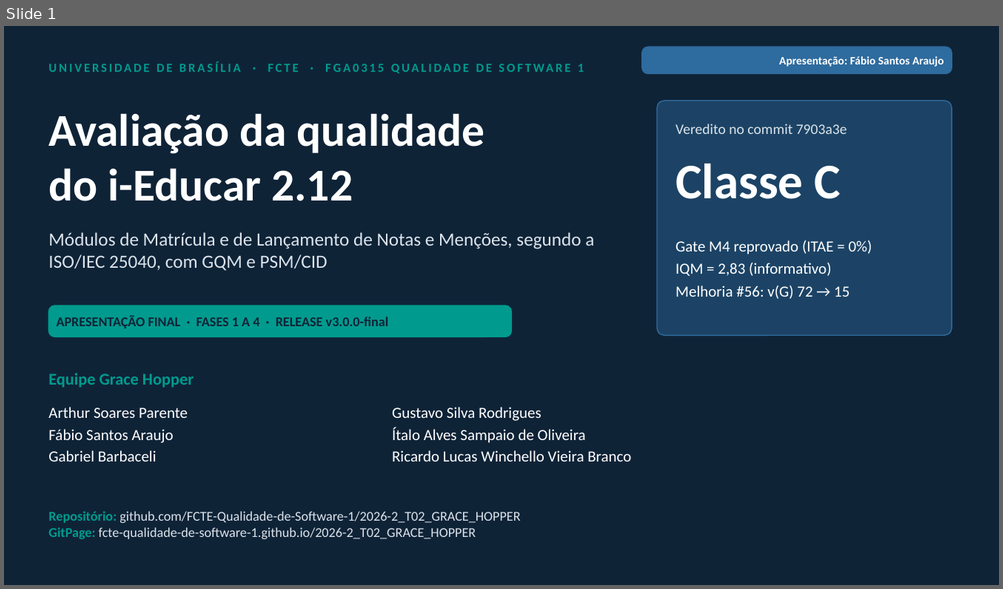
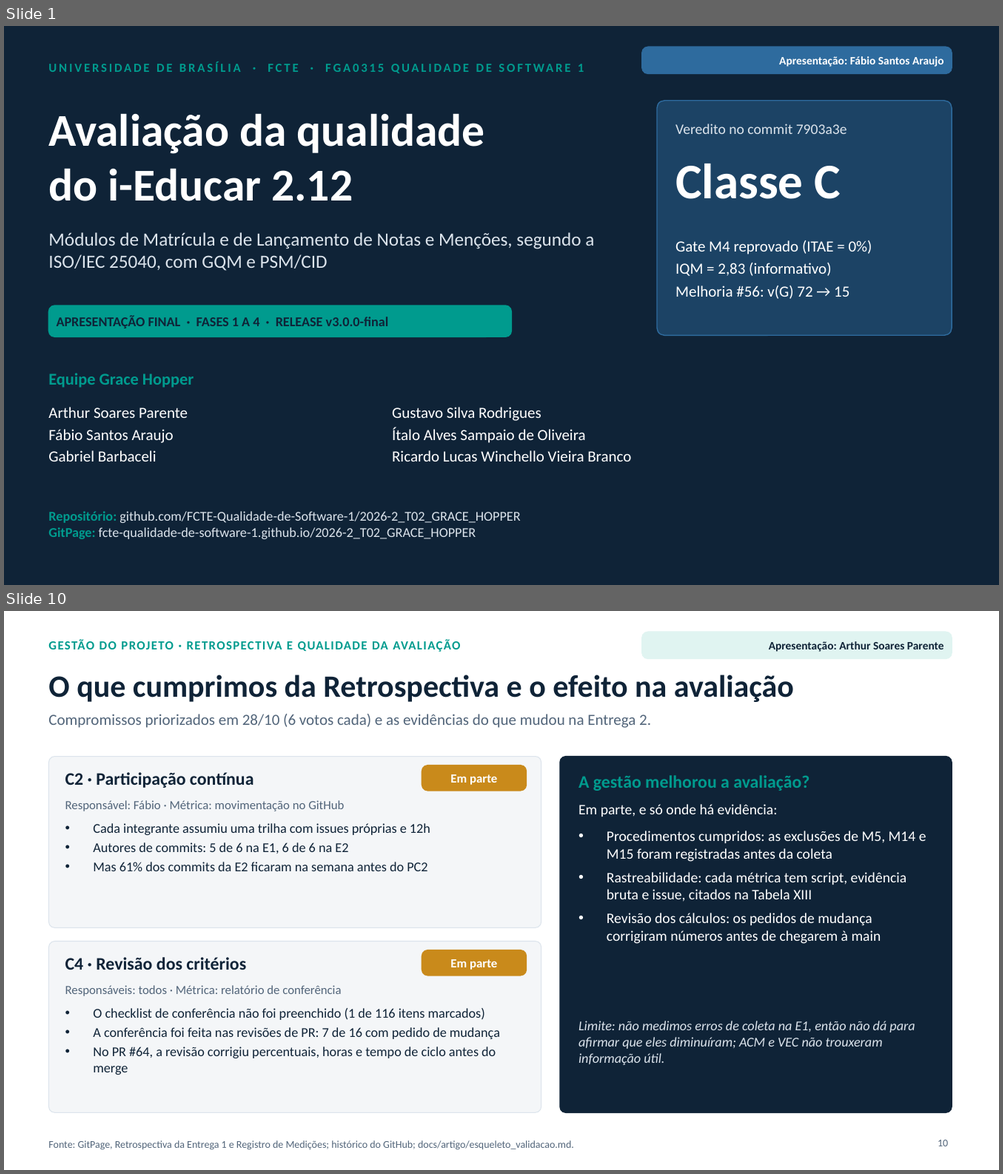
Before and after one commit to FCTE-Qualidade-de-Software-1/2026-2_T02_GRACE_HOPPER, a slide deck: docs/apresentacao_final.pptx. Shown one above the other, each under a label of ours: slide 1 before the commit, slides 1 and 10 after it; the slides between them are not shown. The pictures are 1003x589 and 1003x1174 pixels, drawn with LibreOffice and Linux fonts; fonts in the diff are those of the drawing. Boxes give left, top, right and bottom in pixels: in the first picture for what was removed or moved away, otherwise in the second. Text is boxed around its words. In the diff, an @@ line names an element or a change of style, - is before the commit and + after.

Commit message:
docs: reorganizar a apresentação final conforme as orientações da professora

```diff
--- a/docs/apresentacao_final.pptx
+++ b/docs/apresentacao_final.pptx
@@ slide 10 added at (x1=4, y1=611, x2=999, y2=1170), background #FFFFFF @@
@@ rounded rectangle added at (x1=642, y1=632, x2=951, y2=659), fill #E0F4F1, outline #E0F4F1 1 pt @@
@@ text added at (x1=48, y1=639, x2=460, y2=652), 12 pt, text #009B8E, bold @@
+GESTÃO DO PROJETO · RETROSPECTIVA E QUALIDADE DA AVALIAÇÃO
@@ text added at (x1=768, y1=641, x2=944, y2=652), 11 pt, text #0F2337, bold @@
+Apresentação: Arthur Soares Parente
@@ title added at (x1=48, y1=675, x2=794, y2=702), 30 pt, text #0F2337, bold @@
+O que cumprimos da Retrospectiva e o efeito na avaliação
@@ text added at (x1=48, y1=714, x2=651, y2=728), 15 pt, text #52657A @@
+Compromissos priorizados em 28/10 (6 votos cada) e as evidências do que mudou na Entrega 2.
@@ rounded rectangle added at (x1=48, y1=757, x2=541, y2=928), fill #F4F6F8, outline #DCE4EC 0.75 pt @@
@@ rounded rectangle added at (x1=422, y1=766, x2=526, y2=791), fill #C98A1B, outline #C98A1B 1 pt @@
@@ rounded rectangle added at (x1=560, y1=757, x2=951, y2=1113), fill #0F2337, outline #0F2337 1 pt @@
@@ text added at (x1=65, y1=772, x2=254, y2=788), 17 pt, text #0F2337, bold @@
+C2 · Participação contínua
@@ text added at (x1=450, y1=775, x2=497, y2=785), 12 pt, text #FFFFFF, bold @@
+Em parte
@@ text added at (x1=578, y1=775, x2=809, y2=791), 17 pt, text #009B8E, bold @@
+A gestão melhorou a avaliação?
@@ text added at (x1=65, y1=800, x2=344, y2=812), 12 pt, text #52657A @@
+Responsável: Fábio · Métrica: movimentação no GitHub
@@ text added at (x1=578, y1=804, x2=777, y2=817), 14 pt, text #FFFFFF @@
+Em parte, e só onde há evidência:
@@ text added at (x1=93, y1=823, x2=430, y2=871), 13 pt, text #0F2337 @@
+• Cada integrante assumiu uma trilha com issues próprias e 12h
+• Autores de commits: 5 de 6 na E1, 6 de 6 na E2
+• Mas 61% dos commits da E2 ficaram na semana antes do PC2
@@ text added at (x1=606, y1=831, x2=926, y2=944), 14 pt, text #FFFFFF @@
+• Procedimentos cumpridos: as exclusões de M5, M14 e M15 foram registradas antes da coleta
+• Rastreabilidade: cada métrica tem script, evidência bruta e issue, citados na Tabela XIII
+• Revisão dos cálculos: os pedidos de mudança corrigiram números antes de chegarem à main
@@ rounded rectangle added at (x1=48, y1=942, x2=541, y2=1113), fill #F4F6F8, outline #DCE4EC 0.75 pt @@
@@ text added at (x1=65, y1=957, x2=246, y2=970), 17 pt, text #0F2337, bold @@
+C4 · Revisão dos critérios
@@ rounded rectangle added at (x1=422, y1=951, x2=526, y2=976), fill #C98A1B, outline #C98A1B 1 pt @@
@@ text added at (x1=450, y1=960, x2=497, y2=970), 12 pt, text #FFFFFF, bold @@
+Em parte
@@ text added at (x1=65, y1=985, x2=341, y2=997), 12 pt, text #52657A @@
+Responsáveis: todos · Métrica: relatório de conferência
@@ text added at (x1=93, y1=1008, x2=500, y2=1075), 13 pt, text #0F2337 @@
+• O checklist de conferência não foi preenchido (1 de 116 itens marcados)
+• A conferência foi feita nas revisões de PR: 7 de 16 com pedido de mudança
+• No PR #64, a revisão corrigiu percentuais, horas e tempo de ciclo antes do merge
@@ text added at (x1=578, y1=1021, x2=914, y2=1065), 13 pt, text #DCE4EC, italic @@
+Limite: não medimos erros de coleta na E1, então não dá para afirmar que eles diminuíram; ACM e VEC não trouxeram informação útil.
@@ text added at (x1=48, y1=1141, x2=574, y2=1150), 10 pt, text #52657A @@
+Fonte: GitPage, Retrospectiva da Entrega 1 e Registro de Medições; histórico do GitHub; docs/artigo/esqueleto_validacao.md.
@@ page number added at (x1=937, y1=1140, x2=948, y2=1147), 10 pt, text #52657A @@
+10
```
Also in this commit, not shown: 5 slides changed, 5 other slides added, 10 slides removed, 3 other files.
